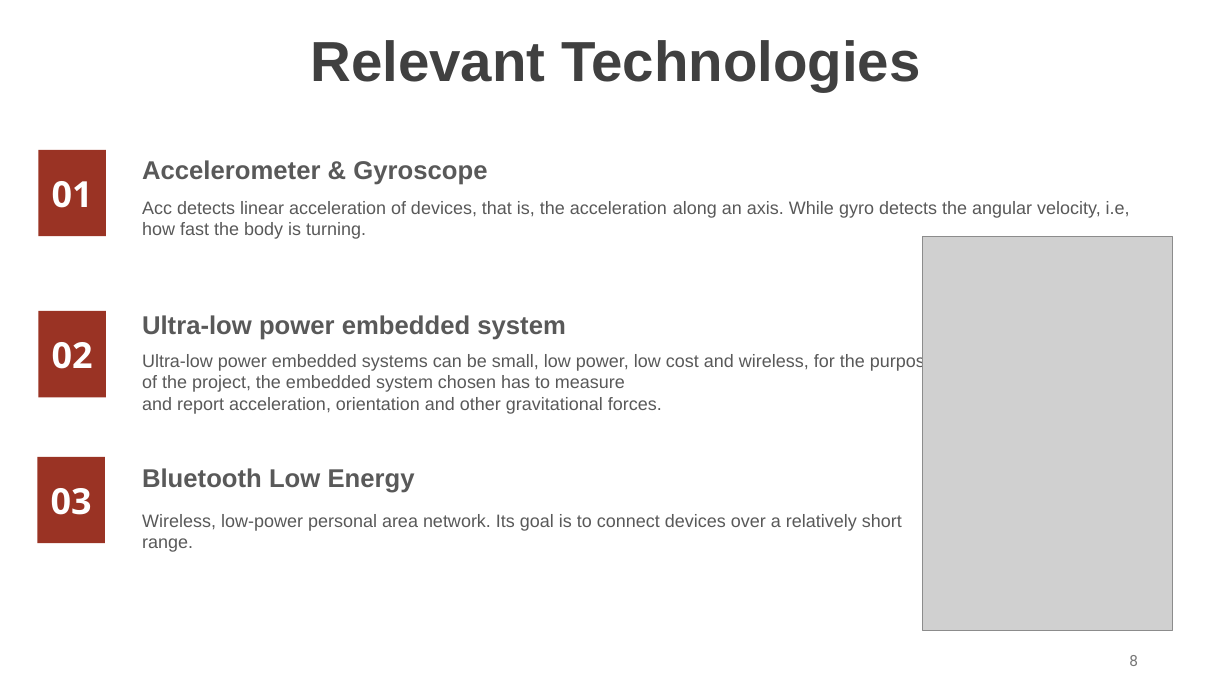
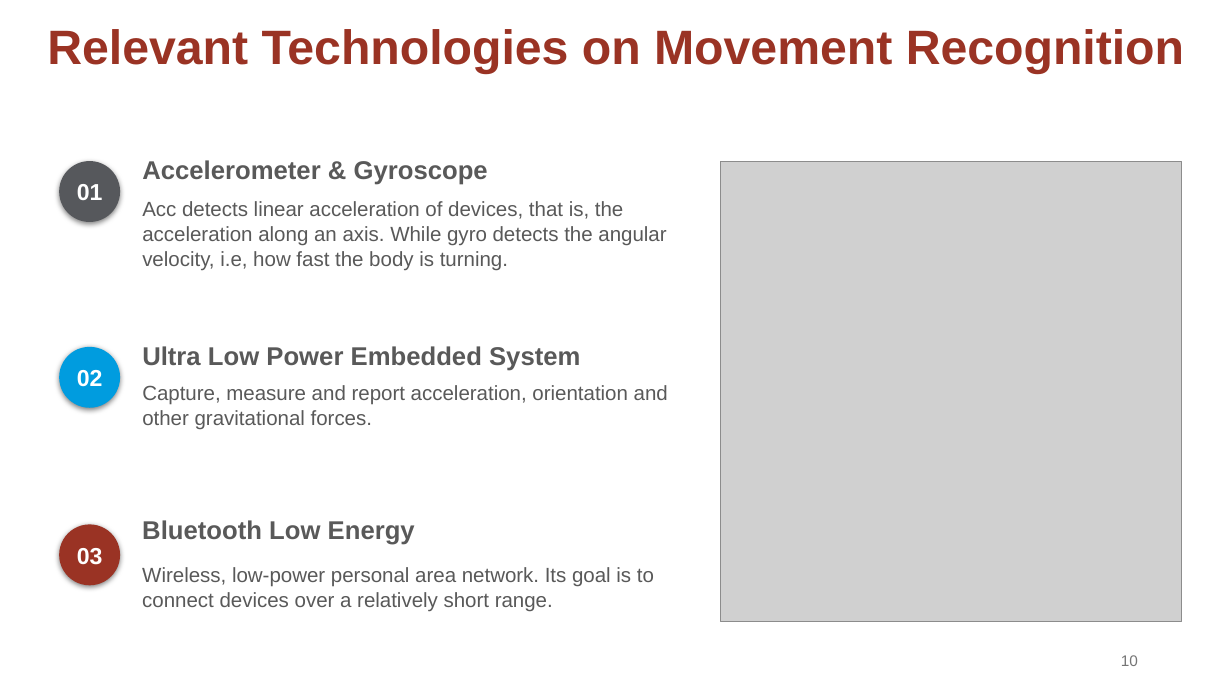
Before and after one commit to osduarte/TESE-MEIC-2324, a slide deck: slide 10 of Relatório intermédio/Apresentação intermédia da TESE_v3.pptx (slide 8 before the commit). Drawn at 1232x693 pixels with LibreOffice and Linux fonts; fonts in the diff are those of the drawing; grey boxes stand for pictures. Boxes give left, top, right and bottom in pixels: in the first picture for what was removed or moved away, otherwise in the second. Text is boxed around its words. In the diff, an @@ line names an element or a change of style, - is before the commit and + after.

```diff
--- a/Relatório intermédio/Apresentação intermédia da TESE_v3.pptx
+++ b/Relatório intermédio/Apresentação intermédia da TESE_v3.pptx
@@ title at (47,29,1184,74): text changed; size 44 to 37.6 pt; text colour #404040 to #9A3324 @@
-Relevant Technologies
+Relevant Technologies on Movement Recognition
@@ ellipse "01": place and size @@
-ellipse "01" at (39,150,106,237)
+ellipse "01" at (59,161,120,222)
@@ ellipse "01" at (59,161,120,222): size 28 to 18 pt, font Open Sans to Arial; rectangle to ellipse; fill #9A3324 to #56585C; shadow on @@
@@ picture added at (721,161,1182,622) @@
@@ text "Acc detects linear acceleration of ..." at (142,201,666,271): size 14 to 16 pt @@
@@ picture removed at (923,237,1173,631) @@
@@ ellipse "02": place and size @@
-ellipse "02" at (39,311,106,398)
+ellipse "02" at (59,347,120,408)
@@ ellipse "02" at (59,347,120,408): size 28 to 18 pt, font Open Sans to Arial; rectangle to ellipse; fill #9A3324 to #009CDF; shadow on @@
@@ text at (142,346,580,371): text changed @@
-Ultra-low power embedded system
+Ultra Low Power Embedded System
@@ text removed at (142,353,935,414) @@
-Ultra-low power embedded systems can be small, low power, low cost and wireless, for the purpose of the project, the embedded system chosen has to measure
-and report acceleration, orientation and other gravitational forces.
@@ text added at (142,385,668,429), 16 pt, text #595959 @@
+Capture, measure and report acceleration, orientation and other gravitational forces.
@@ ellipse "03": place and size @@
-ellipse "03" at (38,457,105,543)
+ellipse "03" at (59,525,120,586)
@@ ellipse "03" at (59,525,120,586): size 28 to 18 pt, font Open Sans to Arial; rectangle to ellipse; shadow on @@
@@ text "Bluetooth Low Energy": place and size @@
-text "Bluetooth Low Energy" at (142,468,415,493)
+text "Bluetooth Low Energy" at (142,520,415,545)
@@ text "Wireless, low-power personal area network. ..." at (142,567,654,611): size 14 to 16 pt @@
@@ text "Wireless, low-power personal area network. ...": place and size @@
-text "Wireless, low-power personal area network. ..." at (142,514,902,552)
+text "Wireless, low-power personal area network. ..." at (142,567,654,611)
@@ page number at (1121,655,1138,666): text changed; font Roboto to Arial; text colour #797979 to #757575 @@
-8
+10
```
Also in this commit, not shown: 14 other slides changed, 4 slides added, 1 slide removed, 3 other files.
